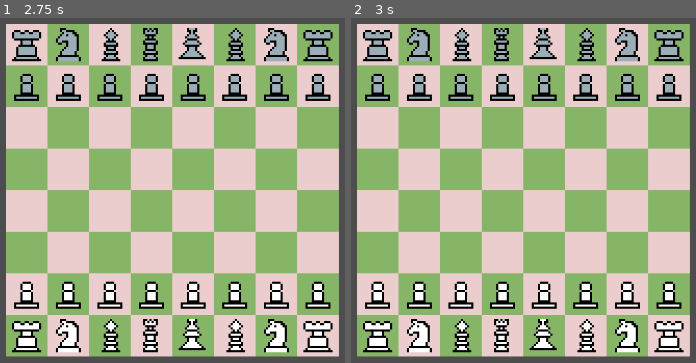
Above: before the commit, frames 1-2 (left to right).
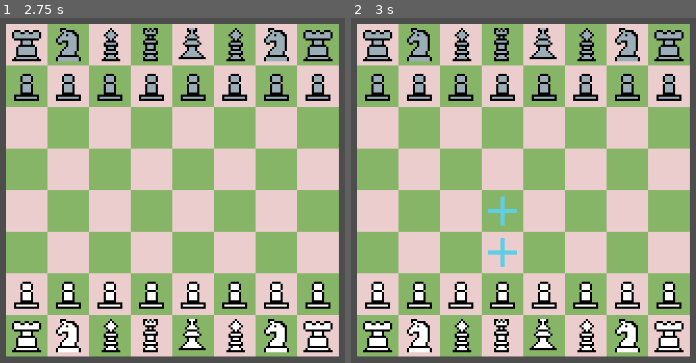
Above: after the commit, the same moments.

Repository: OmarBouhlal/chess_game_with_godot
Game: Godot game, scene res://scenes/game.tscn
Two runs of this game, one before a commit and one after it. Both use one fixed random seed, a clock stepped at 60 frames per second and the inputs below.
Inputs (mouse positions are in pixels of both pictures, inside the frame that each line leads up to):
- Up to frame 1 (2.75 s): tap Enter at 0.5, 2 s; move the mouse to (outside the picture) at 0.52 s; click (outside the picture) at 0.67 s; tap Space at 1.25 s; move the mouse to (17, 221) at 1.27 s; click (17, 221) at 1.42 s; move the mouse to (255, 100) at 2.02 s; click (255, 100) at 2.17 s
- Up to frame 2 (3 s): tap Space at 2.75 s; move the mouse to (489, 287) at 2.77 s; click (489, 287) at 2.92 s

Frame 1 is identical in both runs. In frame 2, 0.4% of the frame differs, in the area x 39-49%, y 51-73%.

Commit message:
feat : base logic done

Diff:
--- a/scenes/board.tscn
+++ b/scenes/board.tscn
@@ -21,3 +21,5 @@
 tile_set = SubResource("TileSet_sugp2")
 
 [node name="pieces" type="Node2D" parent="."]
+
+[node name="dots" type="Node2D" parent="."]
--- a/scripts/board.gd
+++ b/scripts/board.gd
@@ -4,6 +4,9 @@
 const CELL_W = 20
 
 const TEXTURE_HOLDER = preload("res://scenes/texture_holder.tscn")
+
+# Possible move
+const PIECE_MOVE = preload("res://art/dot/piece_move.png")
 
 # Bishops
 const BLACK_BISHOP = preload("res://art/bishop/black_bishop.png")
@@ -25,11 +28,12 @@
 const WHITE_ROOK = preload("res://art/rook/white_rook.png")
 
 @onready var pieces: Node2D = $pieces
+@onready var dots: Node2D = $dots
 
 var board: Array
-var white : bool
-var state : bool
-var seleted_piece : Vector2
+var white : bool = true
+var state : bool = false
+var selected_piece : Vector2
 var moves = []
 
 # number -> type of piece and color
@@ -58,20 +62,25 @@
 
 
 func draw_board():
+	for child in pieces.get_children():
+		child.queue_free()
 	for i in BOARD_SIZE:
 		for j in BOARD_SIZE:
 			var piece_holder:Sprite2D = TEXTURE_HOLDER.instantiate()
 			pieces.add_child(piece_holder)
-			piece_holder.global_position = Vector2(j*CELL_W + CELL_W / 2 , - i * CELL_W - CELL_W / 2 )
+			piece_holder.global_position = Vector2(j*CELL_W + floor(CELL_W / 2) , - i * CELL_W - floor(CELL_W / 2) )
 
 			match board[i][j]:
+				# BLACK Player :
 				-6: piece_holder.texture = BLACK_PAWN
 				-5: piece_holder.texture = BLACK_ROOK
 				-4: piece_holder.texture = BLACK_KNIGHT
 				-3: piece_holder.texture = BLACK_BISHOP
 				-2: piece_holder.texture = BLACK_QUEEN
 				-1: piece_holder.texture = BLACK_KING
+				# no piece:
 				0: piece_holder.texture = null
+				# WHITE Player :
 				1: piece_holder.texture = WHITE_KING
 				2: piece_holder.texture = WHITE_QUEEN
 				3: piece_holder.texture = WHITE_BISHOP
@@ -79,5 +88,182 @@
 				5: piece_holder.texture = WHITE_ROOK
 				6: piece_holder.texture = WHITE_PAWN
 
+func _input(event):
+	if event is InputEventMouseButton && event.pressed:
+		if event.button_index  == MOUSE_BUTTON_LEFT:
+			if is_mouse_out():
+				print("out")
+				return
+			var var1 = int(get_global_mouse_position().x / CELL_W)
+			var var2 = abs(int(get_global_mouse_position().y / CELL_W))
+			print(var1,var2)
+			if !state && (white && board[var2][var1] > 0 || !white && board[var2][var1] < 0) :
+				print("valid select of piece")
+				selected_piece = Vector2(var2,var1)
+				state = true
+				show_options()
+			elif state:
+				# the move (action) is confirmed
+				set_move(var2,var1)
+
+
+
+
+func show_options():
+	moves = get_actions()
+	if moves == []:
+		state = false
+		return
+	show_dots()
+func show_dots():
+	for i in moves:
+		var holder:Sprite2D = TEXTURE_HOLDER.instantiate()
+		dots.add_child(holder)
+		holder.texture = PIECE_MOVE
+		holder.global_position = Vector2(i.y * CELL_W + floor(CELL_W/2),- i.x * CELL_W - floor(CELL_W/2))
+
+func delete_dots():
+	for child in dots.get_children():
+		child.queue_free()
+func set_move(var2,var1):
+		for i in moves:
+			if i.x == var2 && i.y == var1:
+				board[var2][var1] = board[selected_piece.x][selected_piece.y]
+				board[selected_piece.x][selected_piece.y] = 0
+				white = !white
+				draw_board()
+				break
+		delete_dots()
+		state = false
+func get_actions():
+	var _moves= []
+	match abs(board[selected_piece.x][selected_piece.y]):
+		1:_moves = get_king_actions()
+		2:_moves = get_queen_actions()
+		3:_moves = get_bishop_actions()
+		4:_moves = get_knight_actions()
+		5:_moves = get_rook_actions()
+		6:_moves = get_pawn_actions()
+	return _moves
+func get_rook_actions():
+	var _moves = []
+	var directions = [Vector2(0,1),Vector2(0,-1),Vector2(1,0),Vector2(-1,0)]
+
+	for i in directions:
+		var pos = selected_piece
+		pos += i
+		while is_valid_position(pos):
+			if is_empty(pos): _moves.append(pos)
+			elif is_enemy(pos):
+				_moves.append(pos)
+				break
+			else:
+				break
+			pos+=i
+	return _moves
+
+func get_bishop_actions():
+	var _moves = []
+	var directions = [Vector2(1,1),Vector2(1,-1),Vector2(-1,-1),Vector2(-1,1)]
+
+	for i in directions:
+		var pos = selected_piece
+		pos += i
+		while is_valid_position(pos):
+			if is_empty(pos): _moves.append(pos)
+			elif is_enemy(pos):
+				_moves.append(pos)
+				break
+			else:
+				break
+			pos+=i
+	return _moves
+
+func get_queen_actions():
+	var _moves = []
+	var directions = [Vector2(1,1),Vector2(1,-1),Vector2(-1,-1),Vector2(-1,1),Vector2(0,1),Vector2(0,-1),Vector2(1,0),Vector2(-1,0)]
+
+	for i in directions:
+		var pos = selected_piece
+		pos += i
+		while is_valid_position(pos):
+			if is_empty(pos): _moves.append(pos)
+			elif is_enemy(pos):
+				_moves.append(pos)
+				break
+			else:
+				break
+			pos+=i
+	return _moves
+
+func get_king_actions():
+	var _moves = []
+	var directions = [Vector2(1,1),Vector2(1,-1),Vector2(-1,-1),Vector2(-1,1),Vector2(0,1),Vector2(0,-1),Vector2(1,0),Vector2(-1,0)]
+
+	for i in directions:
+		var pos = selected_piece
+		pos += i
+		if is_valid_position(pos):
+			if is_empty(pos): _moves.append(pos)
+			elif is_enemy(pos):
+				_moves.append(pos)
+	return _moves
+
+func get_knight_actions():
+	var _moves = []
+	var directions = [Vector2(2,1),Vector2(2,-1),Vector2(1,2),Vector2(-1,2),Vector2(-2,1),Vector2(-2,-1),Vector2(1,-2),Vector2(-1,-2)]
+
+	for i in directions:
+		var pos = selected_piece
+		pos += i
+		if is_valid_position(pos):
+			if is_empty(pos): _moves.append(pos)
+			elif is_enemy(pos):
+				_moves.append(pos)
+	return _moves
+
+func get_pawn_actions():
+	var _moves = []
+	var direction
+	var is_first_move = false
+	if white: direction = Vector2(1,0)
+	else:
+		direction = Vector2(-1,0)
+
+	if white && selected_piece.x == 1 || !white && selected_piece.x == 6:
+		is_first_move = true
+	var pos = selected_piece + direction
+	if is_empty(pos): _moves.append(pos)
+	pos = selected_piece + Vector2(direction.x,1)
+	if is_valid_position(pos):
+		if is_enemy(pos): _moves.append(pos)
+	pos = selected_piece + Vector2(direction.x,-1)
+	if is_valid_position(pos):
+		if is_enemy(pos): _moves.append(pos)
+
+	pos  = selected_piece + direction * 2
+	if is_first_move && is_empty(pos) && is_empty(selected_piece + direction):
+		_moves.append(pos)
+
+	return _moves
+
+func is_valid_position(pos:Vector2):
+	if pos.x >= 0 && pos.x < BOARD_SIZE && pos.y >=0 && pos.y < BOARD_SIZE: return true
+	return false
+func is_empty(pos:Vector2):
+	if board[pos.x][pos.y] == 0: return true
+	return false
+func is_enemy(pos:Vector2):
+	if white && board[pos.x][pos.y] < 0 || !white && board[pos.x][pos.y] > 0: return true
+	return false
+
+
+func is_mouse_out():
+	if get_global_mouse_position().x  < 0 || get_global_mouse_position().y > 0 || get_global_mouse_position().y < -160 || get_global_mouse_position().x > 160 :
+		return true
+	return false
+
+
+
 func _process(delta: float) -> void:
 	pass
Binary file added: art/dot/piece_move.png
Not shown, added: art/dot/piece_move.png.import
